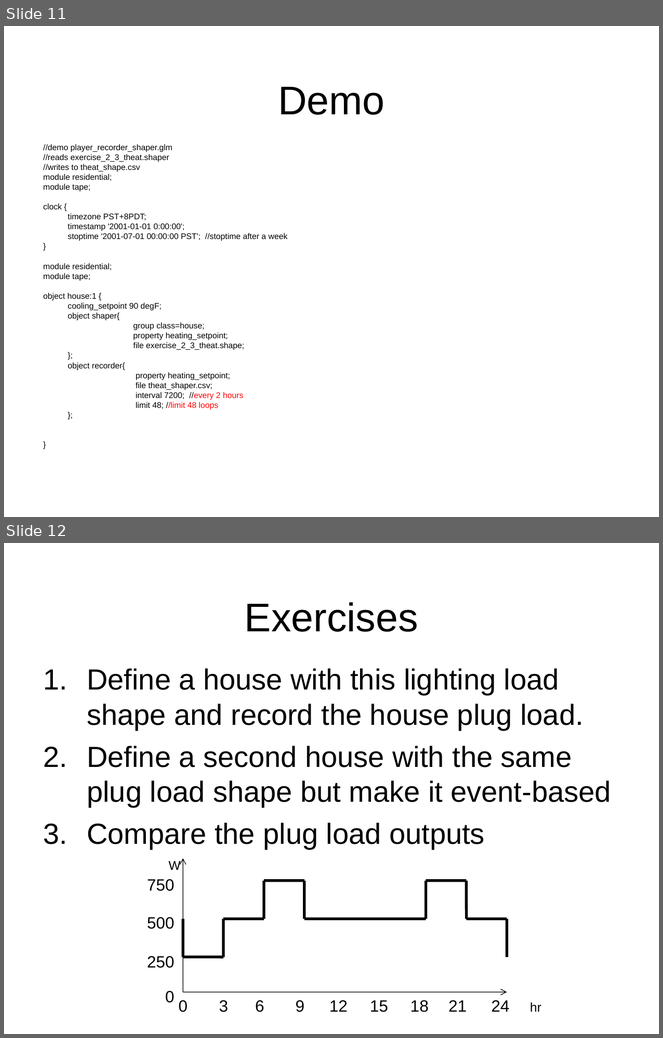
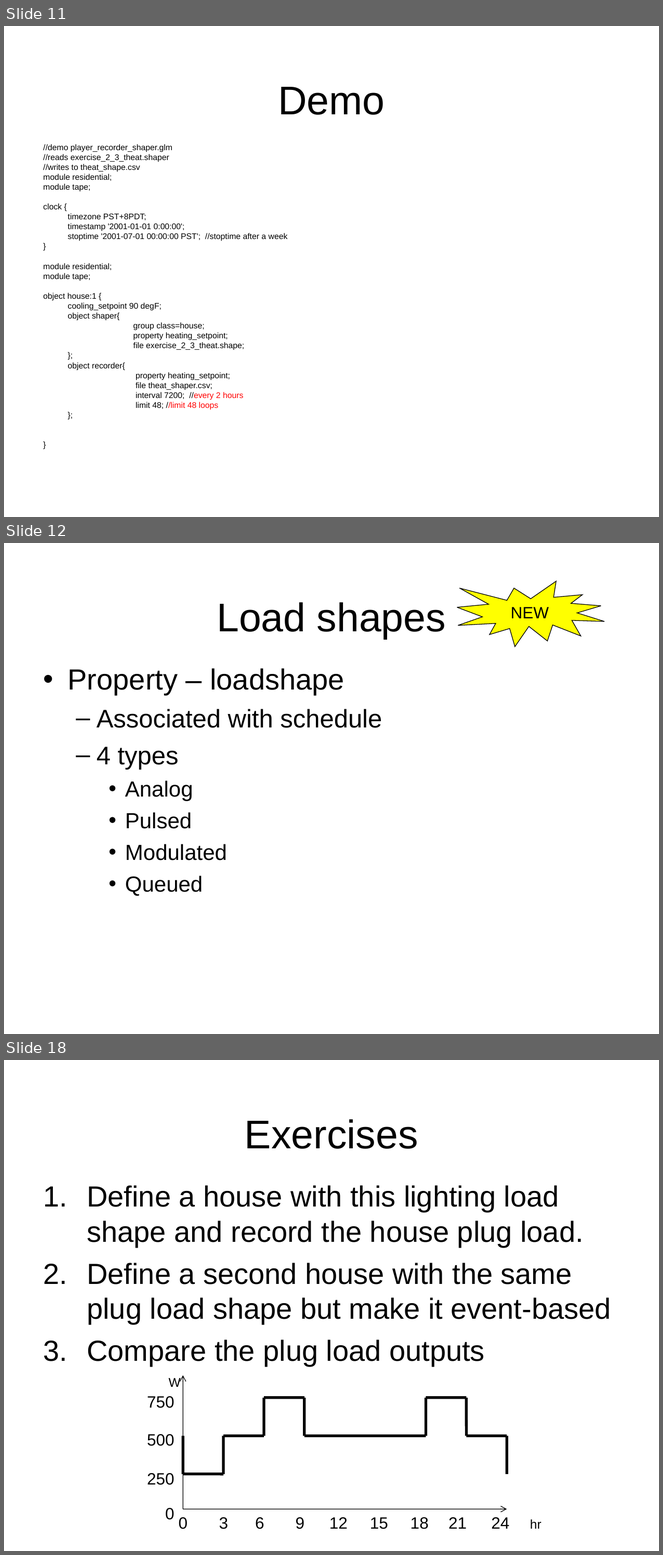
Before and after one commit to gridlab-d/course, a slide deck: 2.3 - Shapers.pps. Shown one above the other, each under a label of ours: slides 11 and 12 before the commit, slides 11, 12 and 18 after it; the slides between them are not shown. The pictures are 663x1038 and 663x1555 pixels, drawn with LibreOffice and Linux fonts; fonts in the diff are those of the drawing; background and template pictures are left out. Boxes give left, top, right and bottom in pixels: in the first picture for what was removed or moved away, otherwise in the second. Text is boxed around its words. In the diff, an @@ line names an element or a change of style, - is before the commit and + after.

Commit message:
Chitra - added loadshapes and enduse

```diff
--- a/2.3 - Shapers.pps
+++ b/2.3 - Shapers.pps
@@ slide 12 added at (4, 543, 659, 1034), background picture (left out) @@
@@ irregular seal added at (457, 581, 605, 646), fill #FFFF00, outline #000000 0.74 pt, 18 pt, text #000000 @@
+NEW
@@ title added at (217, 602, 446, 639), 44 pt, text #000000 @@
+Load shapes
@@ text added at (68, 668, 382, 896), 28 pt, text #000000 @@
+• Property – loadshape
+  – Associated with schedule
+  – 4 types
+    • Analog
+    • Pulsed
+    • Modulated
+    • Queued
@@ what was slide 12 is now slide 18 @@
```
Also in this commit, not shown: 1 slide changed, 5 other slides added.
